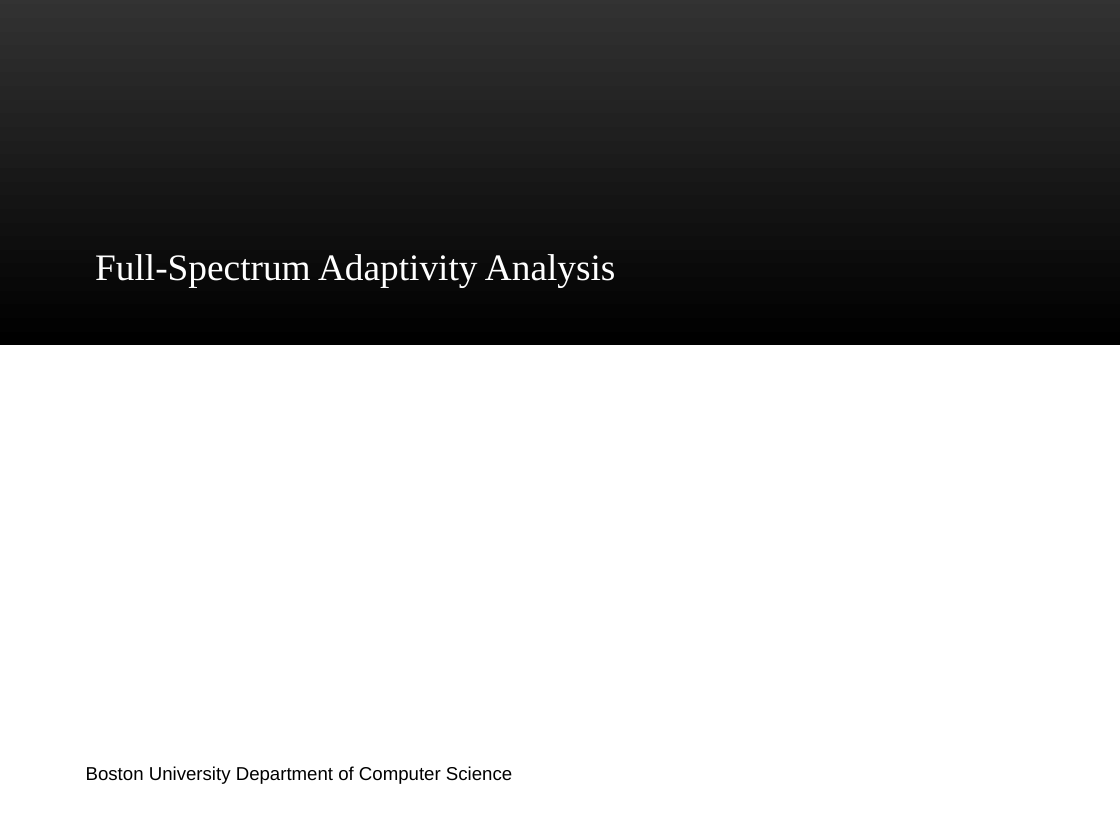
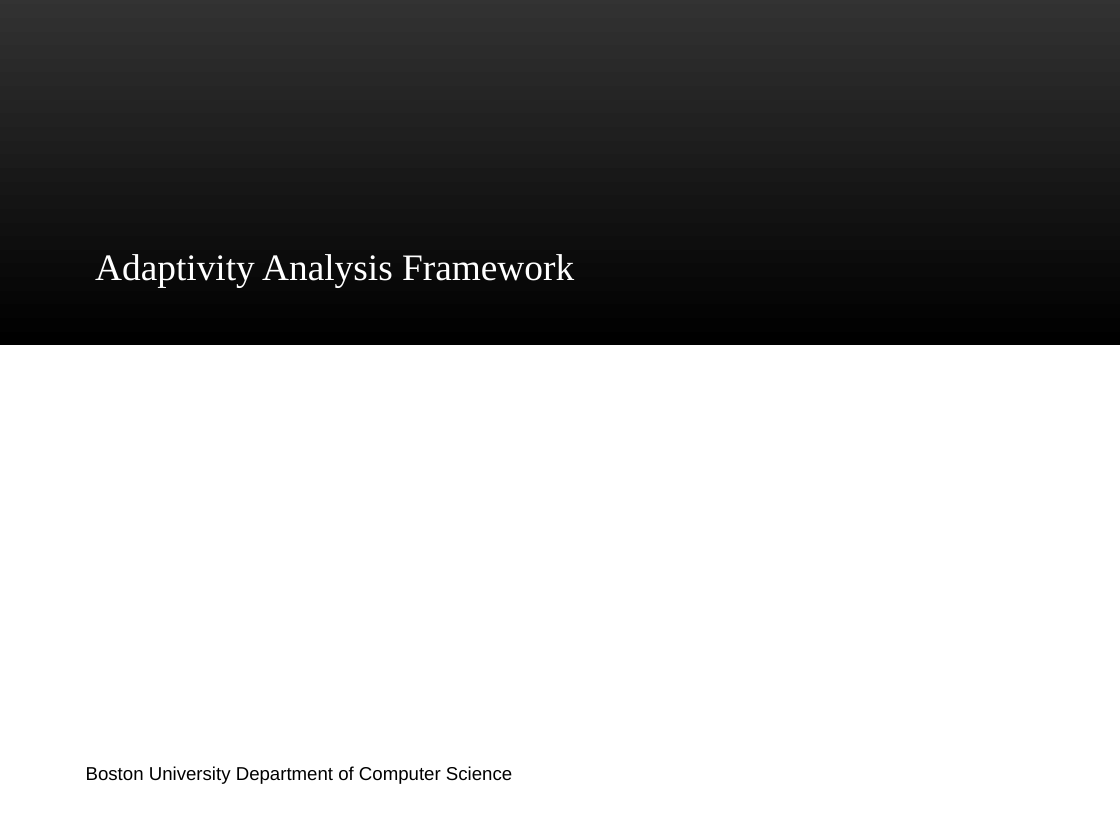
Before and after one commit to jiawenliu/PhD, a slide deck: slide 16 of CS/Prospectus/Slides/Jiawen Liu.pptx. Drawn at 1120x840 pixels with LibreOffice and Linux fonts; fonts in the diff are those of the drawing; background and template pictures are left out. Boxes give left, top, right and bottom in pixels: in the first picture for what was removed or moved away, otherwise in the second. Text is boxed around its words. In the diff, an @@ line names an element or a change of style, - is before the commit and + after.

```diff
--- a/CS/Prospectus/Slides/Jiawen Liu.pptx
+++ b/CS/Prospectus/Slides/Jiawen Liu.pptx
@@ title at bbox=[95, 254, 574, 288]: text changed @@
-Full-Spectrum Adaptivity Analysis
+Adaptivity Analysis Framework
```
Also in this commit, not shown: 17 other slides changed, 24 slides added, 4 slides removed, 37 other files.
